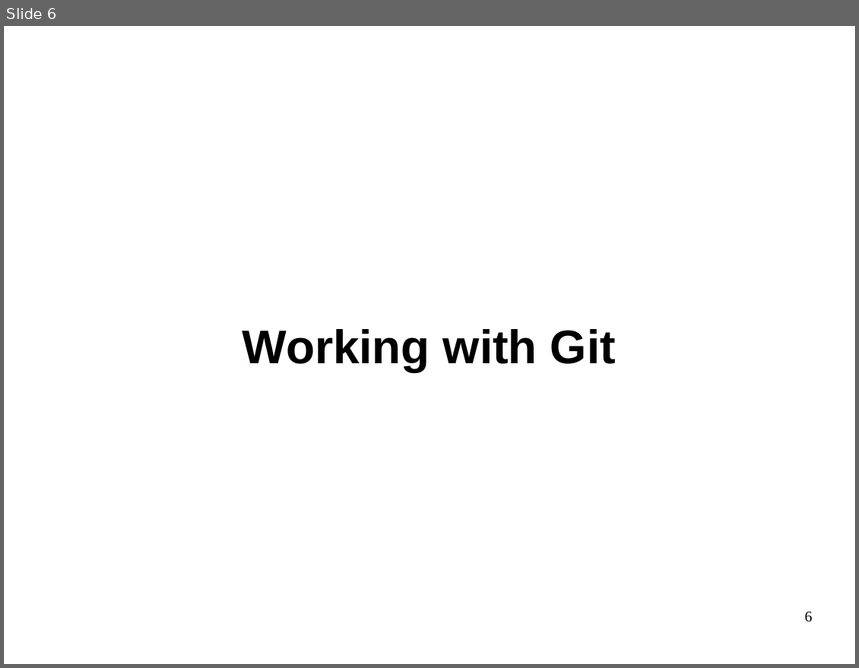
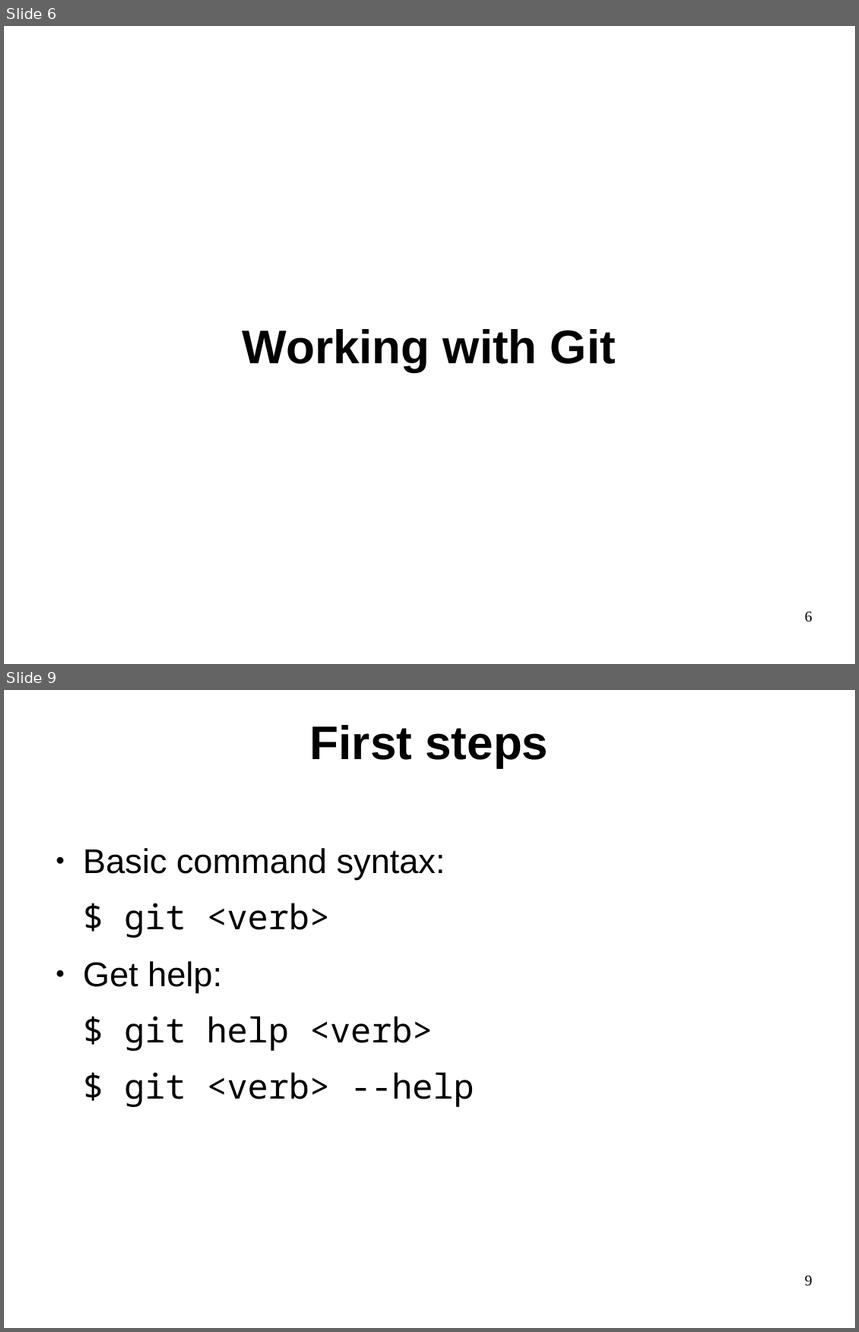
Before and after one commit to philpackmohr/git-paper, a slide deck: git-presentation.odp. Shown one above the other, each under a label of ours: slide 6 before the commit, slides 6 and 9 after it; the slides between them are not shown. The pictures are 859x668 and 859x1332 pixels, drawn with LibreOffice and Linux fonts; fonts in the diff are those of the drawing. Boxes give left, top, right and bottom in pixels: in the first picture for what was removed or moved away, otherwise in the second. Text is boxed around its words. In the diff, an @@ line names an element or a change of style, - is before the commit and + after.

```diff
--- a/git-presentation.odp
+++ b/git-presentation.odp
@@ slide 9 added at (x1=4, y1=690, x2=855, y2=1328), background #FFFFFF @@
@@ title added at (x1=310, y1=725, x2=548, y2=768), 44 pt, text #000000, bold @@
+First steps
@@ text added at (x1=83, y1=848, x2=474, y2=1107), 32 pt, text #000000 @@
+● Basic command syntax:
+$ git <verb>
+● Get help:
+$ git help <verb>
+$ git <verb> --help
@@ page number added at (x1=805, y1=1276, x2=813, y2=1287), 14 pt, text #000000 @@
+9
```
Also in this commit, not shown: 26 other slides added, 1 slide removed.
